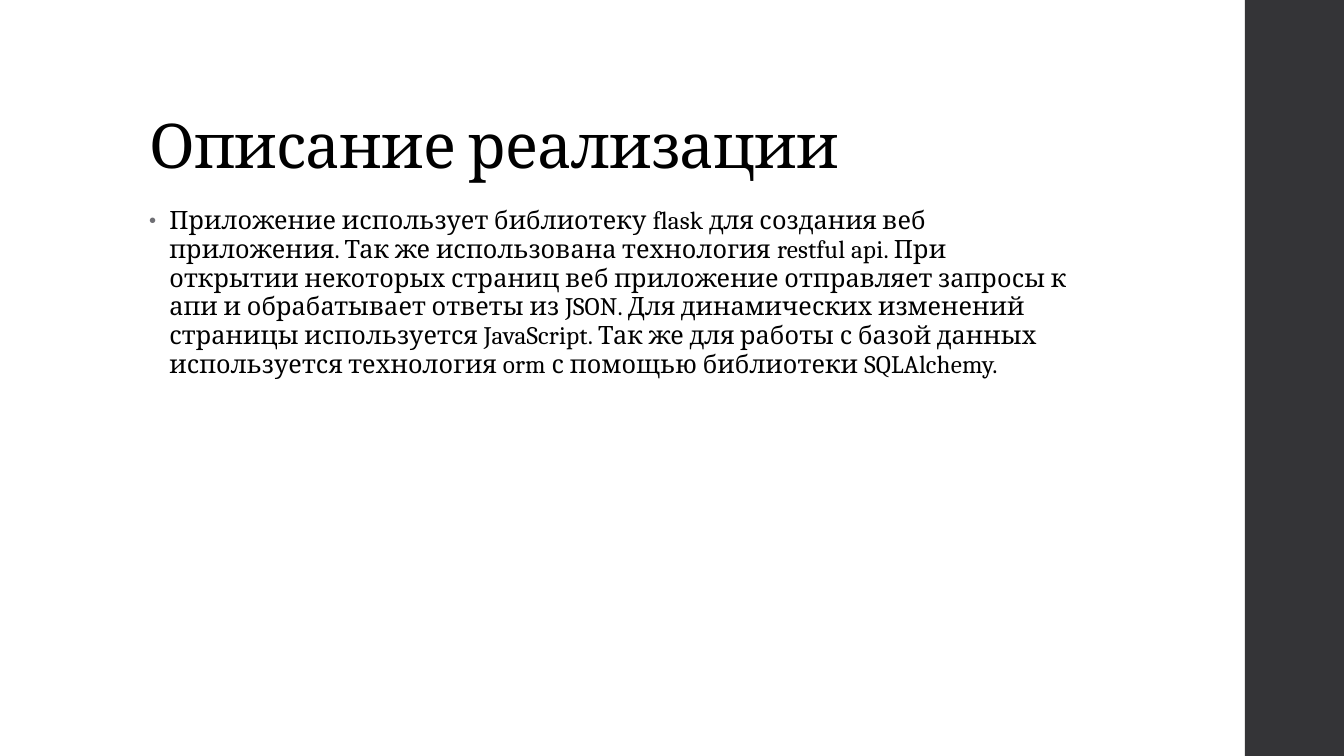
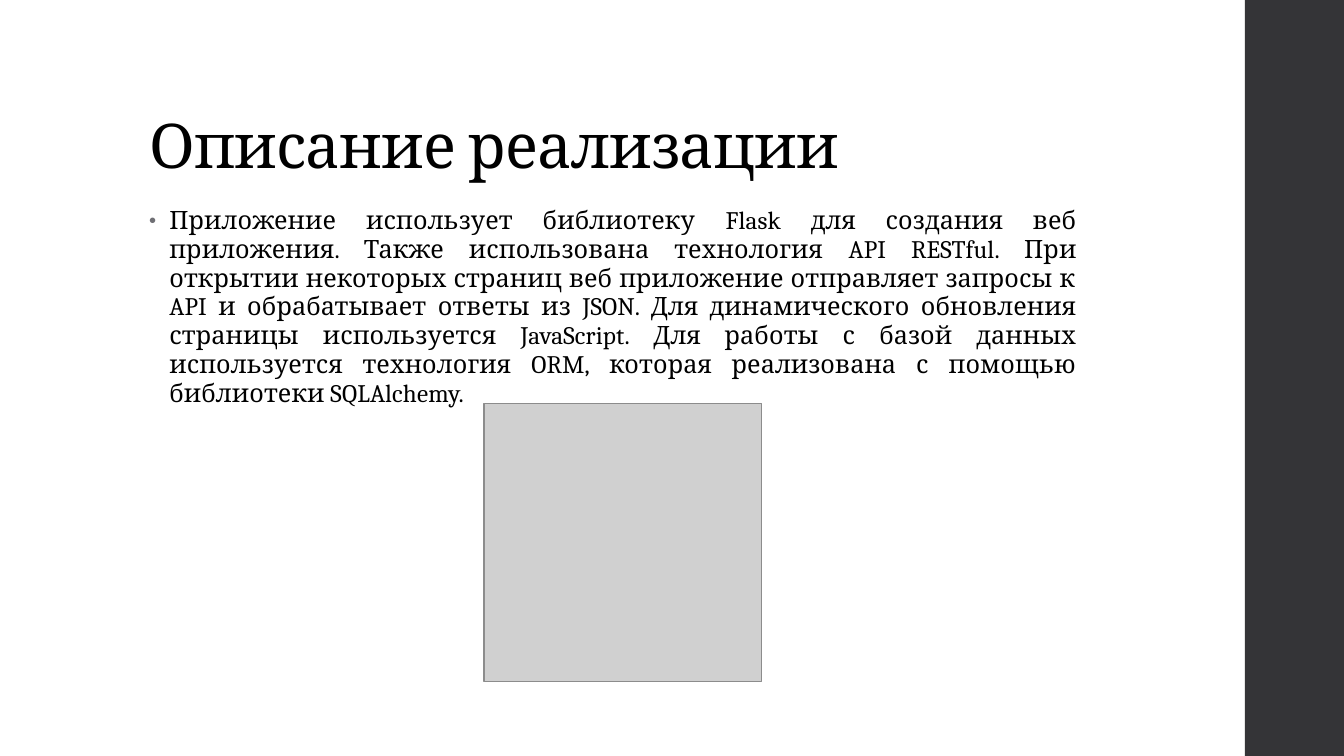
Before and after one commit to andrey-blight/ademy, a slide deck: slide 3 of Pitch/presentation.pptx. Drawn at 1344x756 pixels with LibreOffice and Linux fonts; fonts in the diff are those of the drawing; grey boxes stand for pictures. Boxes give left, top, right and bottom in pixels: in the first picture for what was removed or moved away, otherwise in the second. Text is boxed around its words. In the diff, an @@ line names an element or a change of style, - is before the commit and + after.

Commit message:
Add pitch

```diff
--- a/Pitch/presentation.pptx
+++ b/Pitch/presentation.pptx
@@ text at (169, 209, 1076, 408): text changed @@
-• Приложение использует библиотеку flask для создания веб приложения. Так же использована технология restful api. При открытии некоторых страниц веб приложение отправляет запросы к апи и обрабатывает ответы из JSON. Для динамических изменений страницы используется JavaScript. Так же для работы с базой данных используется технология orm с помощью библиотеки SQLAlchemy.
+• Приложение использует библиотеку Flask для создания веб приложения. Также использована технология API RESTful. При открытии некоторых страниц веб приложение отправляет запросы к API и обрабатывает ответы из JSON. Для динамического обновления страницы используется JavaScript. Для работы с базой данных используется технология ORM, которая реализована с помощью библиотеки SQLAlchemy.
@@ picture added at (484, 403, 762, 682) @@
```
Also in this commit, not shown: 3 other slides changed, 2 slides added, 1 slide removed, 1 other file.
